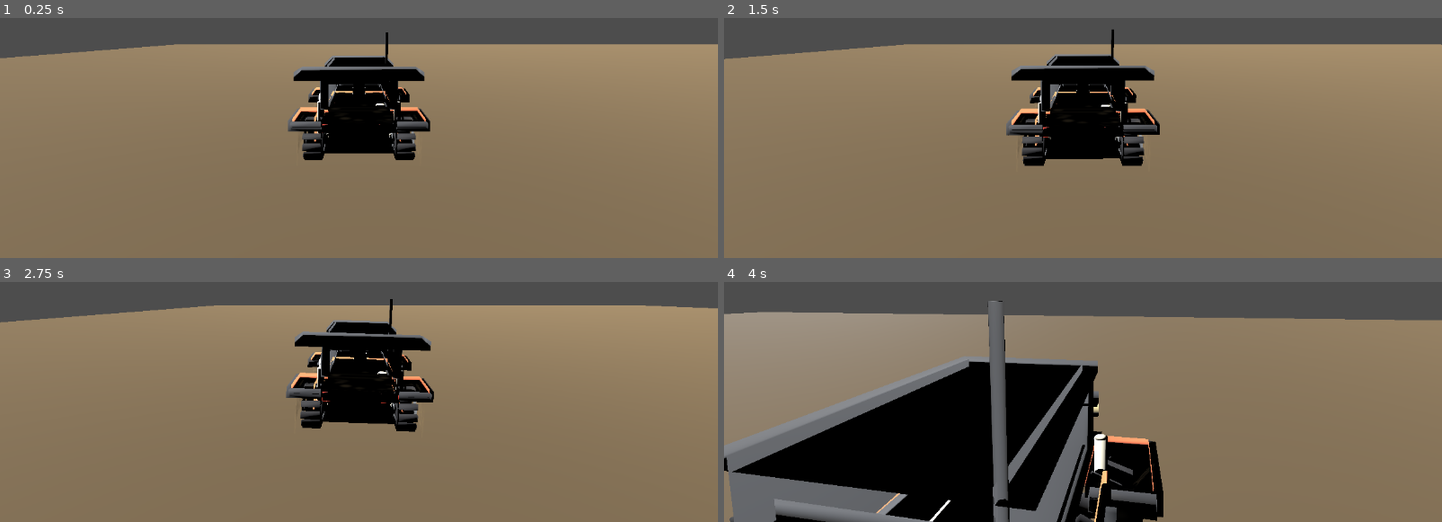
Above: before the commit, frames 1-4 (two rows, left to right).
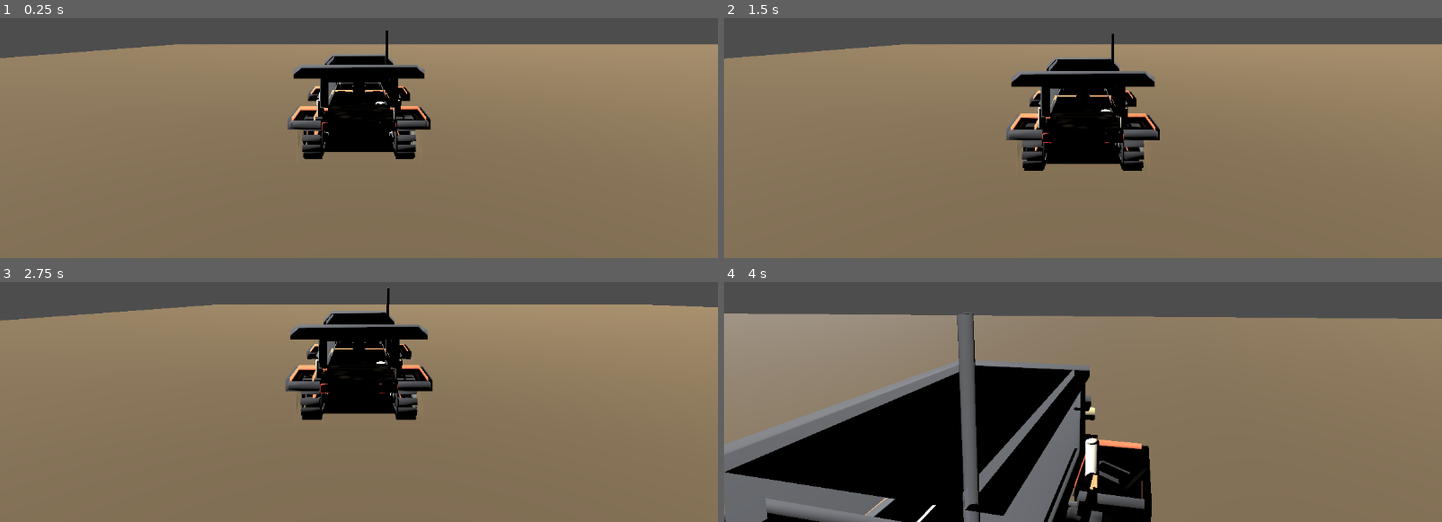
Above: after the commit, the same moments.

Repository: YotsuBotfds/trailhead
Game: Godot game, scene res://scenes/flat_plane.tscn
Same seed, same stepped clock (60 frames per second), same inputs: the game is played once before the commit and once after it.
Inputs:
- Up to frame 1 (0.25 s): no input
- Up to frame 2 (1.5 s): hold R (self_right) 0.53-1.28 s; tap C (cam_toggle) at 0.6 s; hold S (brake) from 1.28 s (still down); tap N (mood_toggle) at 1.35 s
- Up to frame 3 (2.75 s): release S (brake) at 2.03 s; hold R (self_right) from 2.03 s (still down); hold W (throttle) from 2.03 s (still down)
- Up to frame 4 (4 s): release R (self_right) at 2.78 s; release W (throttle) at 2.78 s; hold Up 2.78-3.53 s; tap C (cam_toggle) at 2.85 s; hold A (steer_left) from 3.53 s (still down); tap N (mood_toggle) at 3.6 s

The runs differ from the first frame. In frame 1, 1.7% of the frame differs, in the area x 0-60%, y 5-60%; in frame 2, 3.5%; in frame 3, 4.8%; in frame 4, 12%, in the area x 0-100%, y 7-100%.

Commit message:
Land S5 120 Hz damper migration

Diff:
--- a/autoload/game_config.gd
+++ b/autoload/game_config.gd
@@ -1,21 +1,19 @@
 extends Node
 
-const PHYSICS_TICKS_PER_SECOND: int = 60
-const FIXED_DT: float = 1.0 / 60.0
+const PHYSICS_TICKS_PER_SECOND: int = 120
+const FIXED_DT: float = 1.0 / 120.0
 const UNITS_PER_METER: float = 1.0
 
 var chassis_mass: float = 1.5
 var center_of_mass_offset: Vector3 = Vector3(0.0, -0.02, 0.0)
 var motor_torque: float = 6.0
 var max_speed: float = 8.0
-var brake_damping_per_tick: float = 0.08
 var brake_damping_per_second: float = 4.8
 var ebrake_factor: float = 0.4
 var lateral_grip_force: float = 3.0
 var steer_limit_deg: float = 28.0
-var steer_rate_deg: float = 90.0
 var steer_yaw_torque: float = 0.75
-var launch_wheelie_torque: float = 0.03
+var launch_wheelie_torque: float = 0.75
 var launch_wheelie_min_throttle: float = 0.95
 var launch_wheelie_max_steer: float = 0.15
 var launch_wheelie_speed_max: float = 0.7
@@ -31,8 +29,8 @@
 var susp_rest_length: float = 0.06
 var susp_travel: float = 0.05
 var susp_stiffness: float = 30.0
-var susp_damping: float = 0.2
-var susp_damping_force_ratio: float = 0.1
+var susp_damping: float = 4.0
+var susp_damping_force_ratio: float = 1.0
 var susp_contact_angular_velocity_weight: float = 1.0
 var wheel_radius: float = 0.03
 
@@ -43,8 +41,6 @@
 var surface_bog_drag_force: float = 6.0
 var surface_min_lateral_grip: float = 0.15
 var default_bog_threshold: float = 0.2
-var vehicle_contamination_pickup_rate: float = 0.08
-var vehicle_contamination_decay_rate: float = 0.012
 var vehicle_contamination_pickup_per_second: float = 4.8
 var vehicle_contamination_decay_per_second: float = 0.72
 var vehicle_residue_visible_epsilon: float = 0.001
@@ -136,10 +132,10 @@
 var audio_plank_speed_hz_gain: float = 2.4
 var audio_plank_decay: float = 0.993
 
-var stuck_window_ticks: int = 180
+var stuck_window_ticks: int = 360
 var stuck_window_seconds: float = 3.0
 var stuck_min_progress: float = 0.05
-var max_flipped_ticks: int = 300
+var max_flipped_ticks: int = 600
 var max_flipped_seconds: float = 5.0
 var flat_spawn_height: float = 0.12
 var flat_target_bounds_y_min: float = -1.0
@@ -153,20 +149,20 @@
 var surface_strip_size: Vector3 = Vector3(3.0, 0.1, 2.2)
 var surface_strip_start_z: float = 0.0
 var surface_strip_stride_z: float = 2.2
-var surface_probe_ticks: int = 160
+var surface_probe_ticks: int = 320
 var surface_probe_throttle: float = 0.9
 var surface_probe_steer: float = 0.35
-var surface_probe_steer_start_tick: int = 120
-var surface_probe_warmup_ticks: int = 20
+var surface_probe_steer_start_tick: int = 240
+var surface_probe_warmup_ticks: int = 40
 var surface_probe_bounds_min: Vector3 = Vector3(-2.0, -1.0, -9.5)
 var surface_probe_bounds_max: Vector3 = Vector3(2.0, 2.0, 1.5)
-var surface_probe_min_ticks_per_surface: int = 4
-var surface_probe_min_mud_speed_delta_drop: float = 0.05
+var surface_probe_min_ticks_per_surface: int = 8
+var surface_probe_min_mud_speed_delta_drop: float = 0.025
 var surface_probe_min_wet_stone_slip_gain: float = 2.0
 var scripted_stop_brake: float = 1.0
-var drift_probe_accel_ticks: int = 55
-var drift_probe_ebrake_ticks: int = 85
-var drift_probe_recover_ticks: int = 20
+var drift_probe_accel_ticks: int = 110
+var drift_probe_ebrake_ticks: int = 170
+var drift_probe_recover_ticks: int = 40
 var drift_probe_accel_throttle: float = 0.8
 var drift_probe_ebrake_throttle: float = 0.65
 var drift_probe_ebrake_steer: float = 1.0
@@ -174,23 +170,23 @@
 var drift_probe_recover_brake: float = 0.2
 var drift_min_peak_slip_angle_deg: float = 12.0
 var drift_min_yaw_rate: float = 0.8
-var drift_min_ebrake_ticks: int = 30
+var drift_min_ebrake_ticks: int = 60
 var drift_min_speed: float = 0.5
-var wheelie_probe_ticks: int = 70
+var wheelie_probe_ticks: int = 140
 var wheelie_probe_throttle: float = 1.0
 var wheelie_min_peak_pitch_deg: float = 8.0
-var wheelie_min_front_air_rear_contact_ticks: int = 6
-var reverse_probe_ticks: int = 90
+var wheelie_min_front_air_rear_contact_ticks: int = 12
+var reverse_probe_ticks: int = 180
 var reverse_probe_throttle: float = -0.65
 var reverse_probe_forward_epsilon: float = 0.001
-var reverse_min_ticks: int = 70
+var reverse_min_ticks: int = 140
 var reverse_min_distance: float = 0.45
-var log_ramp_probe_ticks: int = 90
+var log_ramp_probe_ticks: int = 180
 var log_ramp_probe_target: Vector3 = Vector3(2.25, 0.0, -0.25)
 var log_ramp_probe_throttle: float = 0.82
 var log_ramp_probe_steer_gain: float = 2.4
 var log_ramp_probe_forward_epsilon: float = 0.001
-var log_ramp_min_wood_ticks: int = 4
+var log_ramp_min_wood_ticks: int = 8
 var log_ramp_min_peak_y: float = 0.18
 var log_ramp_min_peak_pitch_deg: float = 4.0
 
--- a/data/routes/cedar_hollow.tres
+++ b/data/routes/cedar_hollow.tres
@@ -18,8 +18,8 @@
 segment_spawn_ids = Array[StringName]([&"trailhead", &"overlook_ridge"])
 segment_target_landmark_ids = Array[StringName]([&"culvert_mouth", &"old_cedar"])
 segment_waypoint_offsets = Array[int]([0, 1])
-segment_waypoint_counts = Array[int]([1, 6])
-segment_waypoints = Array[Vector3]([Vector3(-2.2, 0.0, -1.75), Vector3(-0.55, 0.0, -8.15), Vector3(0.4, 0.0, -8.0), Vector3(1.65, 0.0, -7.45), Vector3(1.7, 0.0, -6.2), Vector3(1.25, 0.0, -5.35), Vector3(0.35, 0.0, -5.3)])
-segment_max_ticks = Array[int]([520, 1600])
+segment_waypoint_counts = Array[int]([1, 0])
+segment_waypoints = Array[Vector3]([Vector3(-2.2, 0.0, -1.75)])
+segment_max_ticks = Array[int]([1040, 3200])
 segment_target_radii = Array[float]([0.45, 0.4])
 segment_rough_throttle = Array[bool]([false, true])
--- a/project.godot
+++ b/project.godot
@@ -16,7 +16,7 @@
 
 [physics]
 
-common/physics_ticks_per_second=60
+common/physics_ticks_per_second=120
 
 [input]
 
--- a/systems/vehicle/raycast_vehicle_controller.gd
+++ b/systems/vehicle/raycast_vehicle_controller.gd
@@ -1,7 +1,6 @@
 class_name RaycastVehicleController
 extends "res://systems/vehicle/vehicle_controller.gd"
 
-const WHEEL_COUNT: int = 4
 const RaycastVehicleInputScript: GDScript = preload("res://systems/vehicle/vehicle_input.gd")
 const RaycastVehicleStateScript: GDScript = preload("res://systems/vehicle/vehicle_state.gd")
 const VehicleContaminationStateScript: GDScript = preload("res://systems/vehicle/vehicle_contamination_state.gd")
@@ -76,7 +75,6 @@
 	_apply_wheel_forces()
 	_apply_drive_forces()
 	_apply_speed_limit()
-	_update_flip_events()
 
 
 func _build_physics_body() -> void:
@@ -140,7 +138,10 @@
 		var compression: float = clampf((ray_length - dist) / maxf(GameConfig.susp_travel, 0.001), 0.0, 1.0)
 		var spring_force: float = compression * GameConfig.susp_stiffness
 		var force_pos: Vector3 = hit_point - _body.global_position
-		var compression_velocity: float = -_body.linear_velocity.dot(up)
+		var center_of_mass_offset_world: Vector3 = _body.global_transform.basis * GameConfig.center_of_mass_offset
+		var contact_arm: Vector3 = force_pos - center_of_mass_offset_world
+		var contact_velocity: Vector3 = _body.linear_velocity + _body.angular_velocity.cross(contact_arm * GameConfig.susp_contact_angular_velocity_weight)
+		var compression_velocity: float = -contact_velocity.dot(up)
 		var damping_force: float = compression_velocity * GameConfig.susp_damping
 		var max_damping_force: float = spring_force * GameConfig.susp_damping_force_ratio
 		var suspension_force: float = maxf(0.0, spring_force + clampf(damping_force, -max_damping_force, max_damping_force))
@@ -185,7 +186,7 @@
 	var drive: Vector3 = forward * throttle * GameConfig.motor_torque * _surface_friction
 	_body.apply_central_force(drive)
 	if brake > 0.0:
-		var brake_factor: float = clampf(1.0 - brake * GameConfig.brake_damping_per_tick, 0.0, 1.0)
+		var brake_factor: float = clampf(1.0 - brake * GameConfig.brake_damping_per_second * GameConfig.FIXED_DT, 0.0, 1.0)
 		_body.linear_velocity *= brake_factor
 	if bool(_state.get("on_ground")):
 		_apply_surface_drag()
@@ -293,9 +294,9 @@
 
 
 func _residue_step(current: float, target: float) -> float:
-	var step: float = GameConfig.vehicle_contamination_pickup_rate
+	var step: float = GameConfig.vehicle_contamination_pickup_per_second * GameConfig.FIXED_DT
 	if target < current:
-		step = GameConfig.vehicle_contamination_decay_rate
+		step = GameConfig.vehicle_contamination_decay_per_second * GameConfig.FIXED_DT
 	var delta: float = target - current
 	if absf(delta) <= step:
 		return clampf(target, 0.0, 1.0)
--- a/systems/world/terrain_builder.gd
+++ b/systems/world/terrain_builder.gd
@@ -19,7 +19,7 @@
 	bodies.append(_build_surface_box(parent, "switchback_entry_bridge", &"packed_dirt", Vector3(0.25, 0.35, -8.0), Vector3(1.8, 0.1, 1.0)))
 	bodies.append(_build_oriented_surface_box(parent, "switchback_outer_run", &"packed_dirt", Vector3(1.55, 0.2, -6.6), Vector3(1.4, 0.1, 2.6), 0.0, 6.0))
 	bodies.append(_build_surface_box(parent, "switchback_lower_landing", &"packed_dirt", Vector3(0.95, 0.15, -5.25), Vector3(1.8, 0.1, 1.4)))
-	bodies.append(_build_surface_box(parent, "overlook_ridge_pad", &"loose_rock", Vector3(-2.3, 0.31, -9.1), Vector3(3.8, 0.1, 2.4)))
+	bodies.append(_build_surface_box(parent, "overlook_ridge_pad", &"loose_rock", Vector3(-2.3, 0.27, -9.25), Vector3(3.8, 0.1, 1.5)))
 	bodies.append(_build_surface_box(parent, "bog_approach", &"packed_dirt", Vector3(1.4, -0.05, -5.25), Vector3(2.0, 0.1, 1.0)))
 	bodies.append(_build_surface_box(parent, "bog_bottom", &"mud", Vector3(2.8, -0.05, -5.5), Vector3(2.4, 0.1, 2.4)))
 	bodies.append(_build_surface_box(parent, "boardwalk_creek_connector", &"mud", Vector3(3.9, -0.05, -4.75), Vector3(2.2, 0.1, 2.6)))
--- a/tools/cedar_visual_inspector.gd
+++ b/tools/cedar_visual_inspector.gd
@@ -1261,7 +1261,7 @@
 	if nearest_index != 0:
 		_errors.append("MinimapView should start nearest to trailhead landmark, got index " + str(nearest_index))
 	_require_minimap_segment_points(minimap, &"trailhead_to_culvert_mouth", 3)
-	_require_minimap_segment_points(minimap, &"overlook_to_old_cedar", 8)
+	_require_minimap_segment_points(minimap, &"overlook_to_old_cedar", 2)
 
 
 func _require_minimap_segment_points(minimap: Control, segment_id: StringName, expected_count: int) -> void:
Not shown, changed: tools/run_headless_suite.sh
Not shown, changed: tools/run_stability_sweep.sh
Not shown, changed: tools/suites/10_flat_reachability.sh
Not shown, changed: tools/suites/11_flat_feel_probes.sh
Not shown, changed: tools/suites/12_terrain_surface_probe.sh
Not shown, changed: tools/suites/20_cedar_scripted_features.sh
Not shown, changed: tools/suites/21_cedar_landmarks.sh
Not shown, changed: tools/suites/22_cedar_route_segments.sh
Not shown, changed: tools/suites/30_flat_metric_assertions.sh
Not shown, changed: tools/suites/32_cedar_metric_assertions.sh
Not shown, changed: tools/suites/40_golden_replays.sh
